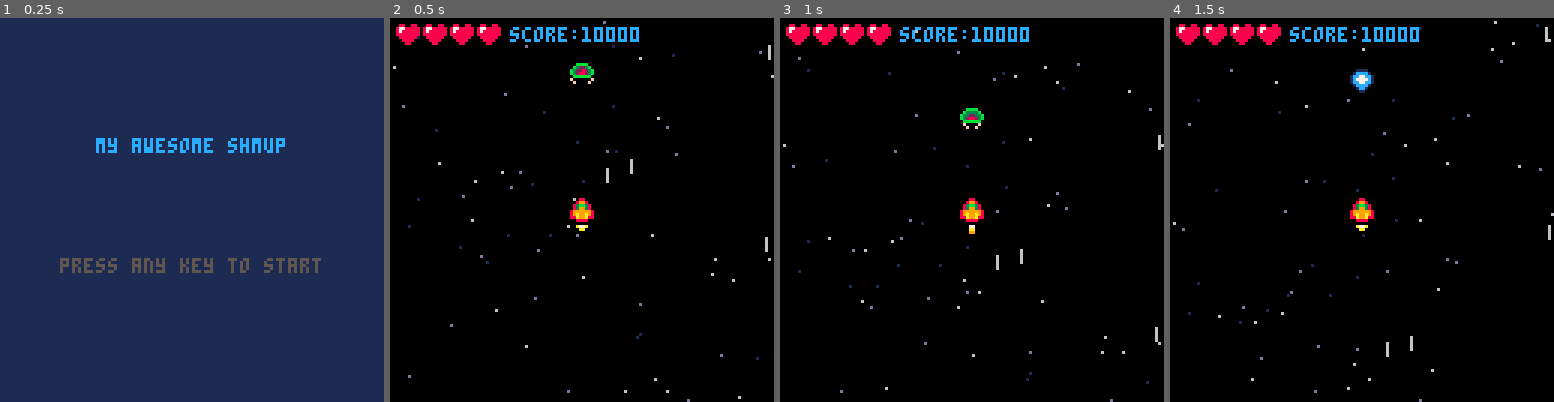
Above: before the commit, frames 1-4 (left to right).
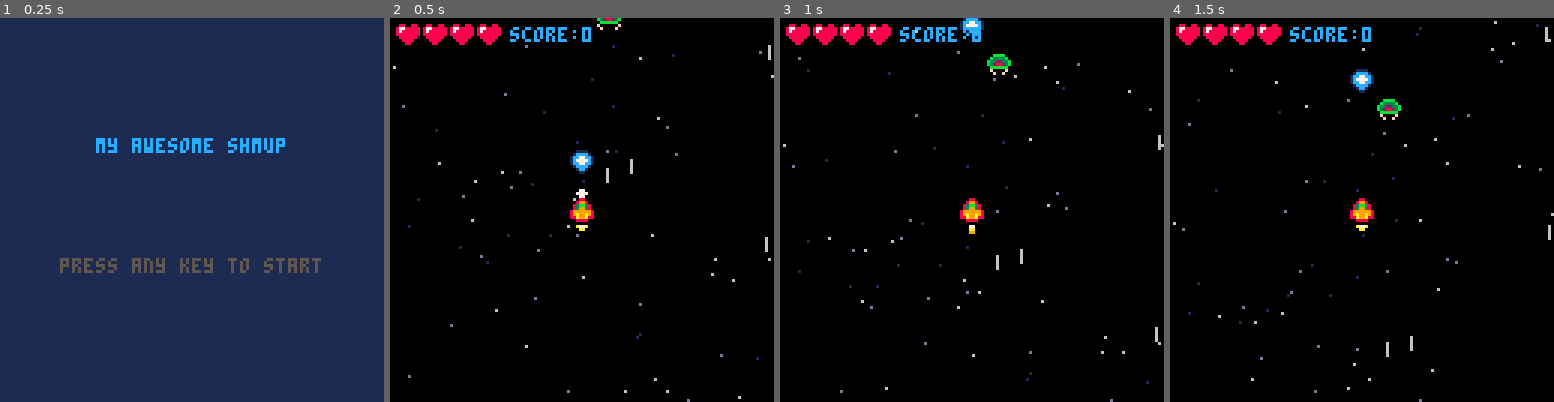
Above: after the commit, the same moments.

Repository: mattmuroya/pico-8
Game: PICO-8 cartridge carts/shmup/shmup.p8
Two runs of this game, one before a commit and one after it. Both use one fixed random seed, a clock stepped at 60 frames per second and the inputs below.
Inputs:
- Up to frame 1 (0.25 s): no input
- Up to frame 2 (0.5 s): tap X (X key) at 0.33 s
- Up to frame 3 (1 s): tap O (Z key) at 0.7 s
- Up to frame 4 (1.5 s): tap X (X key) at 1.07 s

Frame 1 is identical in both runs. In frame 2, 1.0% of the frame differs, in the area x 46-65%, y 0-47%; in frame 3, 1.0%; in frame 4, 0.6%.

Commit message:
add invulnerability and laser cooldown

Diff:
--- a/carts/shmup/shmup.p8
+++ b/carts/shmup/shmup.p8
@@ -7,10 +7,10 @@
 	cls(0)
 	mode="start"
 	blink_t=1
+	t=0
 end
 
 function _update()
-	blink_t+=1
 	if mode=="game" then update_game()
 	elseif mode=="start" then update_start()
 	elseif mode=="over" then update_over()
@@ -26,6 +26,7 @@
 
 function start_game()
 	mode="game"
+	t=0
 	-- init stars
 	stars={}
 	for i=1,70 do
@@ -48,16 +49,14 @@
 	-- init lasers
 	lasers={}
 	muzzle=0
+	cooldown=0
 	-- init enemies
 	enemies={}
-	add(enemies,{
-		spr=37,
-		x=60,
-		y=10
-	})
+	spawn_enemy()
 	-- init player stats
-	score=10000
+	score=0
 	lives=4
+	invulnerable=0
 end
 -->8
 -- utils
@@ -85,10 +84,19 @@
 		else return true
 	end
 end
+
+function spawn_enemy()
+	add(enemies,{
+		spr=37,
+		x=rnd(120),
+		y=-8
+	})
+end
 -->8
 -- update functions
 
 function update_game()
+	t+=1
 	--reset speed and sprite
 	ship.sx=0
 	ship.sy=0
@@ -140,14 +148,19 @@
 	else flame+=1
 	end
 	--fire laser
-	if btnp(5) then
-		add(lasers,{
-			x=ship.x,
-			y=ship.y-4,
-			spr=21
-		})
-		muzzle=5
-		sfx(0)
+	if btn(5) then
+		if cooldown==0 then
+			sfx(0,0)
+			add(lasers,{
+				x=ship.x,
+				y=ship.y-4,
+				spr=21
+			})
+			muzzle=5
+			cooldown=4
+		end
+	end
+	if cooldown>0 then cooldown-=1
 	end
 	--animate lasers and muzzle
 	for laser in all(lasers) do
@@ -162,26 +175,37 @@
 	-- animate enemies
 	for enemy in all(enemies) do
 		enemy.y+=1
-		if enemy.y>=128 then del(enemies,enemy)
+		if enemy.y>=128 then
+			del(enemies,enemy)
+			spawn_enemy()
 		elseif enemy.spr<40.9 then enemy.spr+=.1
 		else enemy.spr=37
 		end
 	end
-	-- collied lasers x enemies
+	-- collide lasers x enemies
 	for enemy in all(enemies) do
 		for laser in all(lasers) do
-			if collide(enemy,laser) then
+			if enemy.y>=-4 and collide(enemy,laser) then
+				sfx(2)
+				del(enemies, enemy)
+				score+=1
+				del(lasers, laser)
+				spawn_enemy()
+			end
+		end
+	end
+	-- collide ship x enemies
+	if invulnerable==0 then
+		for enemy in all(enemies) do
+			if collide(enemy,ship) then
 				sfx(1)
-				del(enemies, enemy)
+				lives-=1
+				invulnerable=60
+				del(enemies,enemy)
+				spawn_enemy()
 			end
 		end
-	end
-	-- collide ship x enemies
-	for enemy in all(enemies) do
-		if collide(enemy,ship) then
-			sfx(1)
-			lives-=1
-		end
+	else invulnerable-=1
 	end
 	-- check for game over
 	if lives<=0 then
@@ -190,11 +214,13 @@
 end
 
 function update_start()
+	blink_t+=1
 	if btnp(5) or btnp(4) then start_game()
 	end
 end
 
 function update_over()
+	blink_t+=1
 	if btnp(5) or btnp(4) then mode="start"
 	end
 end
@@ -217,9 +243,11 @@
 	for enemy in all(enemies) do
 		draw_sprite(enemy)
 	end
-	-- draw ship and flame
-	draw_sprite(ship)
-	if flame <=9 then spr(flame,ship.x,ship.y+8)
+	-- animate ship
+	if invulnerable==0 or sin(t/5)>0 then
+		draw_sprite(ship)
+		if flame <=9 then spr(flame,ship.x,ship.y+8)
+		end
 	end
 	--draw lasers and muzzle
 	for laser in all(lasers) do
Not shown, changed: the sound effects (__sfx__) section of carts/shmup/shmup.p8
